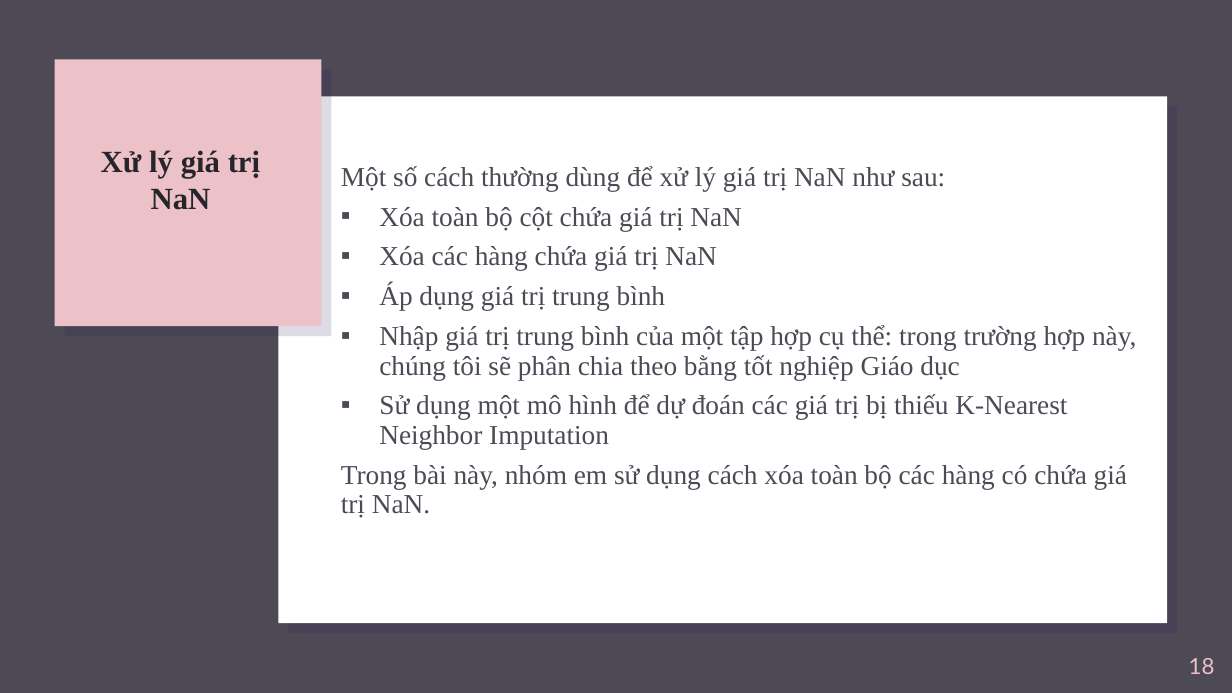
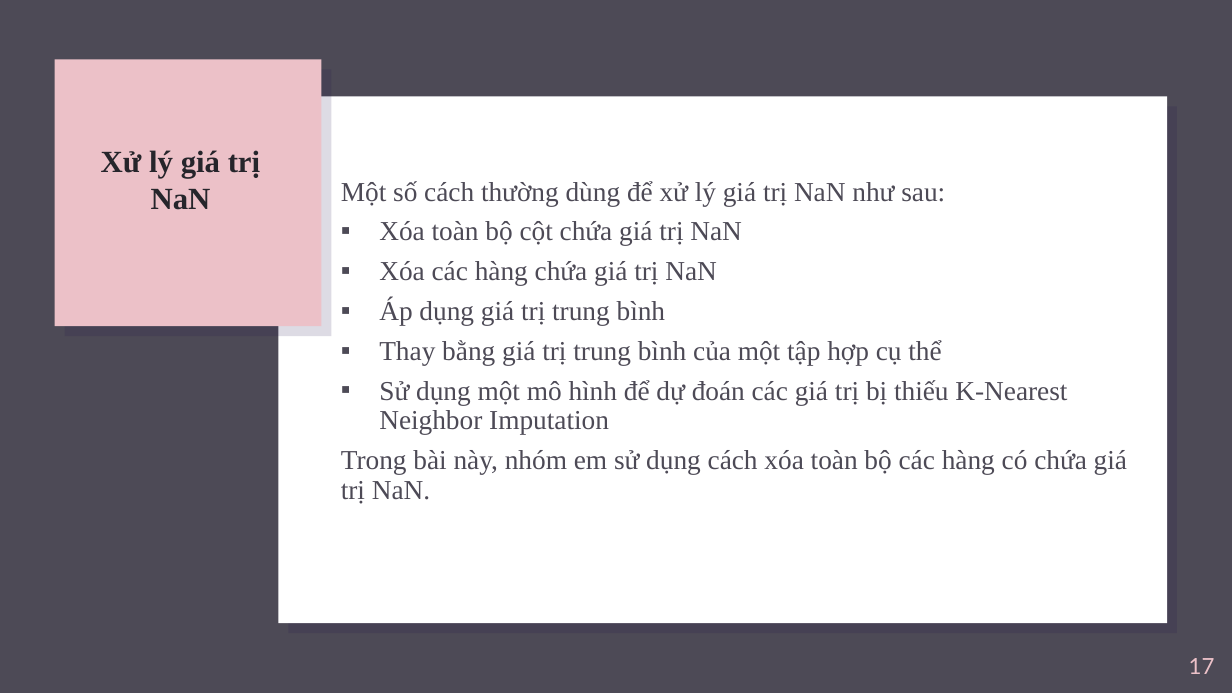
Before and after one commit to anhhuong20/ProjectTeam12, a slide deck: slide 17 of Team12.pptx (slide 18 before the commit). Drawn at 1232x693 pixels with LibreOffice and Linux fonts; fonts in the diff are those of the drawing; background and template pictures are left out. Boxes give left, top, right and bottom in pixels: in the first picture for what was removed or moved away, otherwise in the second. Text is boxed around its words. In the diff, an @@ line names an element or a change of style, - is before the commit and + after.

```diff
--- a/Team12.pptx
+++ b/Team12.pptx
@@ text at (379, 340, 941, 365): text changed @@
-▪ Nhập giá trị trung bình của một tập hợp cụ thể: trong trường hợp này, chúng tôi sẽ phân chia theo bằng tốt nghiệp Giáo dục
+▪ Thay bằng giá trị trung bình của một tập hợp cụ thể
@@ page number at (1189, 658, 1215, 674): text changed @@
-18
+17
```
Also in this commit, not shown: 11 other slides changed, 8 slides added, 8 slides removed, 1 other file.
